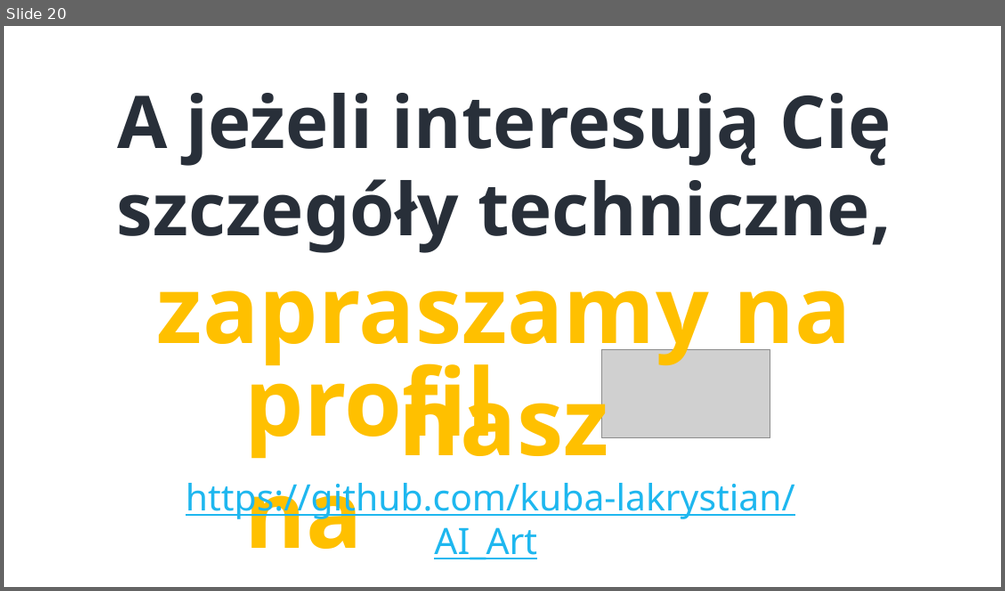
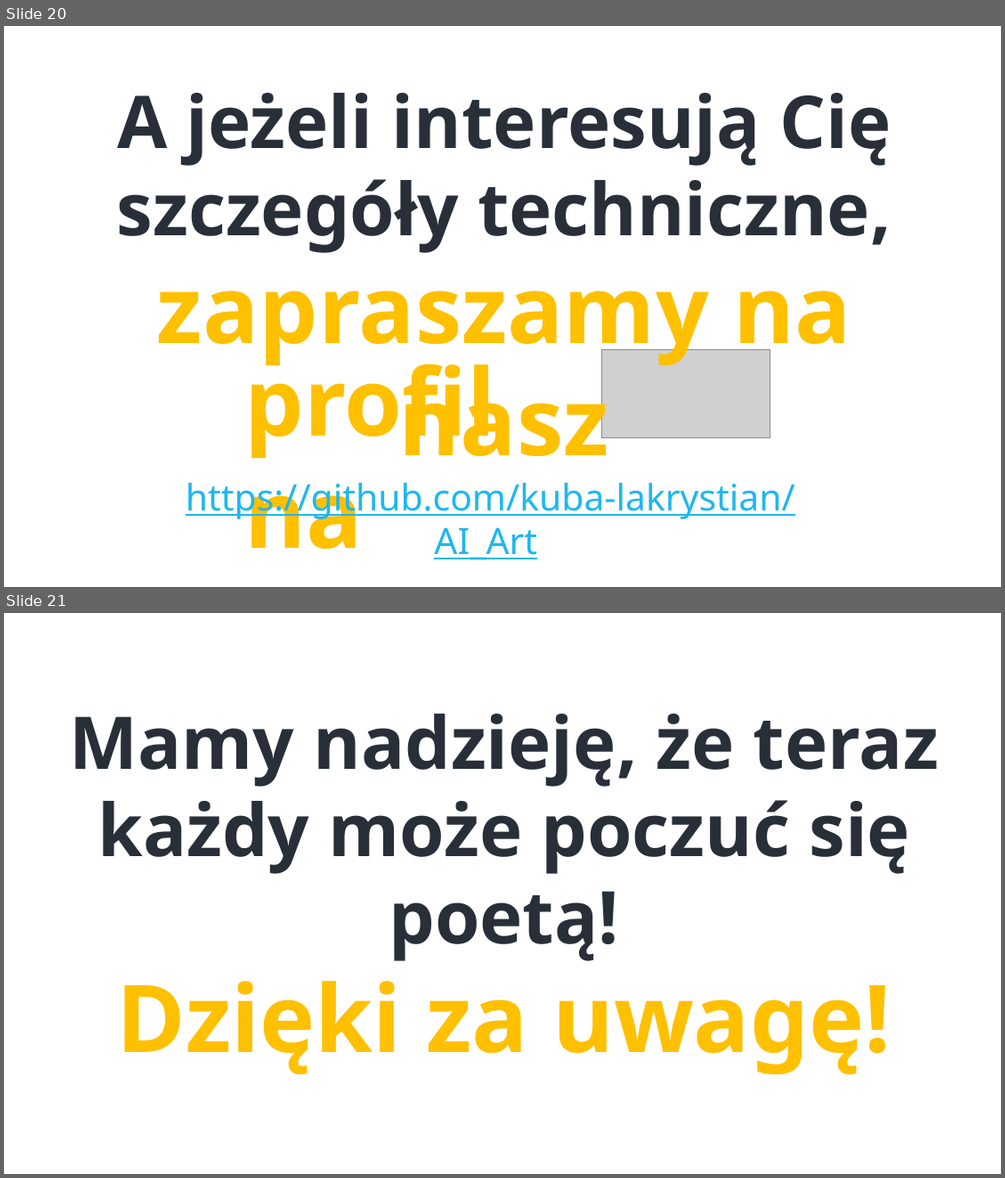
Before and after one commit to kuba-lakrystian/AI_Art, a slide deck: AI_Art_test_podsumowania/08_Prezentacja/Generowanie_wierszy_GPT_2.pptx. Shown one above the other, each under a label of ours: slide 20 before the commit, slides 20 and 21 after it. The pictures are 1005x591 and 1005x1178 pixels, drawn with LibreOffice and Linux fonts; fonts in the diff are those of the drawing; grey boxes stand for pictures. Boxes give left, top, right and bottom in pixels: in the first picture for what was removed or moved away, otherwise in the second. Text is boxed around its words. In the diff, an @@ line names an element or a change of style, - is before the commit and + after.

```diff
--- a/AI_Art_test_podsumowania/08_Prezentacja/Generowanie_wierszy_GPT_2.pptx
+++ b/AI_Art_test_podsumowania/08_Prezentacja/Generowanie_wierszy_GPT_2.pptx
@@ slide 21 added at bbox=[4, 613, 1001, 1174], background #FFFFFF @@
@@ text added at bbox=[69, 714, 938, 1075], 70 pt, text #282F39, bold @@
+Mamy nadzieję, że teraz każdy może poczuć się poetą!
+Dzięki za uwagę!
```
Also in this commit, not shown: 5 slides changed.
